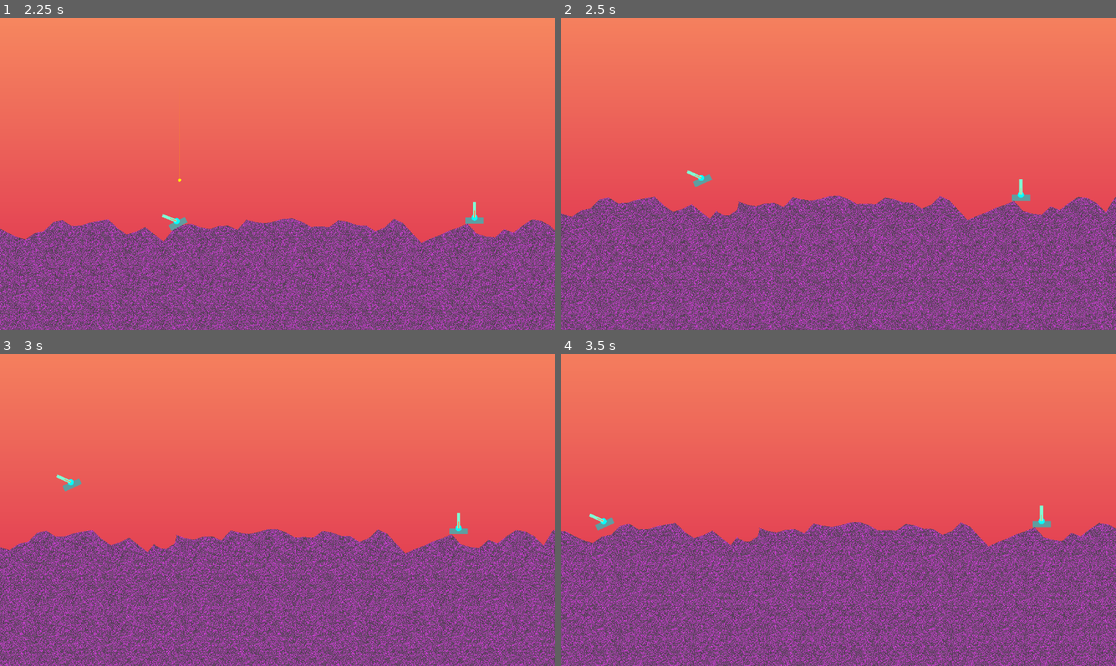
Above: before the commit, frames 1-4 (two rows, left to right).
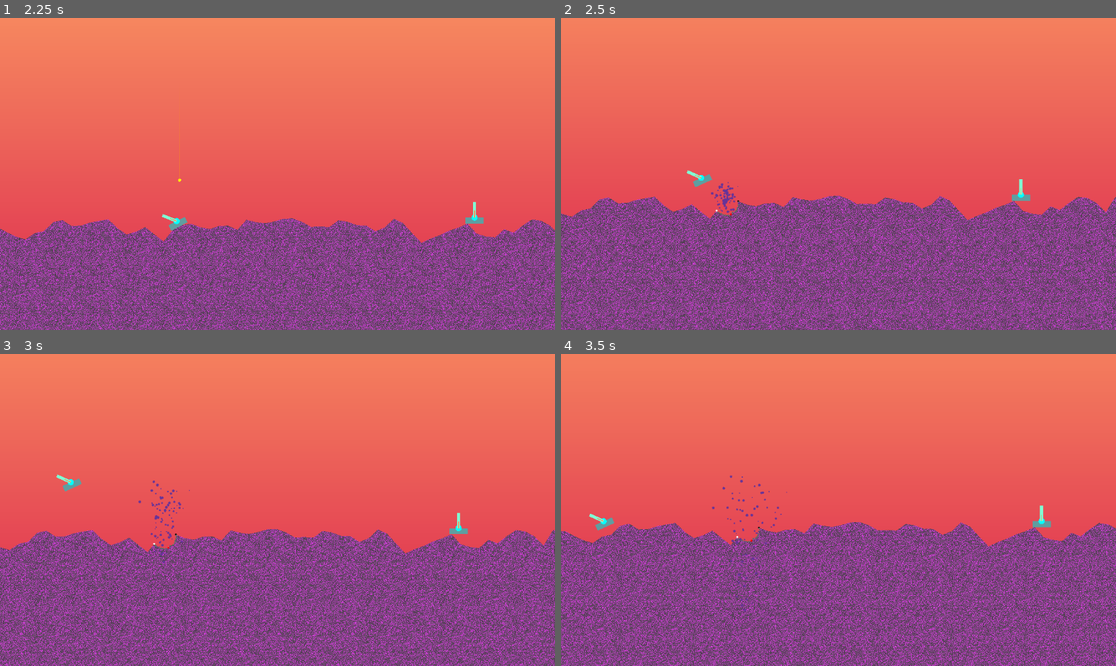
Above: after the commit, the same moments.

Repository: Williams-T/tank-game
Game: Godot game, scene res://level_template.tscn
The game is run twice, just before and just after one commit, with the same random seed, the same clock (stepped at 60 frames per second) and the same inputs.
Inputs:
- Up to frame 1 (2.25 s): tap Enter (fire) at 0.5, 2.1 s; hold Left (aim_left) 0.53-1.28 s; tap Right (aim_right) at 1.35 s
- Up to frame 2 (2.5 s): no input
- Up to frame 3 (3 s): tap Down (power_down) at 2.85 s
- Up to frame 4 (3.5 s): no input

Frame 1 is identical in both runs. In frame 2, 0.2% of the frame differs, in the area x 27-33%, y 52-64%; in frame 3, 0.2%, in the area x 24-35%, y 40-68%; in frame 4, 0.2%.

Commit message:
particles

Diff:
--- /dev/null
+++ b/ParticleManager.gd
@@ -0,0 +1,104 @@
+# particle_manager.gd
+extends Node2D
+
+var particle_pool: Array[CPUParticles2D] = []
+var pool_size: int = 10
+var emission_duration = 0.1
+
+var last_points = []
+
+func _ready():
+	z_index = 1000
+	# Create a simple white circle texture
+	var image = Image.create(8, 8, false, Image.FORMAT_RGBA8)
+	image.fill(Color.WHITE)
+	# Draw a circle
+	for x in range(8):
+		for y in range(8):
+			var dist = Vector2(x - 4, y - 4).length()
+			if dist > 3:
+				image.set_pixel(x, y, Color.TRANSPARENT)
+
+	var texture = ImageTexture.new()
+	texture.set_image(image)
+
+	# Create particle pool
+	for i in range(pool_size):
+		var particles = CPUParticles2D.new()
+		add_child(particles)
+		particles.emitting = false
+		particle_pool.append(particles)
+
+		# Basic setup that stays the same
+		particles.texture = texture
+		particles.one_shot = true
+		particles.amount = 50
+		particles.lifetime = 2.0
+		particles.emission_shape = CPUParticles2D.EMISSION_SHAPE_SPHERE
+		particles.emission_sphere_radius = 5.0
+		particles.direction = Vector2(0, -1)
+		particles.spread = 15.0
+		particles.initial_velocity_min = 50.0
+		particles.initial_velocity_max = 150.0
+		particles.gravity = Vector2(0, 500)
+		particles.scale_amount_min = 0.5
+		particles.scale_amount_max = 1.5
+		particles.color = Color.REBECCA_PURPLE
+		particles.angular_velocity_min = -360.0
+		particles.angular_velocity_max = 360.0
+		particles.z_index = 100
+func _process(delta: float) -> void:
+	queue_redraw()
+func launch_debris(position: Vector2, angle: float, radius: float, amount = 100.0) -> void:
+	#print("Launching debris at: ", position, " angle: ", angle, " radius: ", radius)
+
+	# Find available particle emitter
+	var particles: CPUParticles2D = null
+	for emitter in particle_pool:
+		if not emitter.emitting:
+			particles = emitter
+			break
+	if not particles:
+		#print("No available particle emitter!")
+		return
+
+	# Set position and direction
+	particles.global_position = position
+
+	# Set emission direction based on impact angle (opposite direction)
+	var emission_direction = Vector2(cos(angle + PI), sin(angle + PI))
+	particles.direction = emission_direction
+
+	# Scale particle count and spread based on radius
+	particles.amount = int(amount/5.0)  # More radius = more particles
+	particles.emission_sphere_radius = radius
+	particles.initial_velocity_max = radius * 10
+
+	# One-shot burst
+	particles.emitting = false  # Reset
+	particles.restart()
+	particles.emitting = true
+
+	#print("Particles started at: ", particles.global_position)
+
+	# Auto-stop after lifetime
+	var timer = Timer.new()
+	timer.wait_time = emission_duration
+	timer.one_shot = true
+	timer.timeout.connect(func(): particles.emitting = false; timer.queue_free())
+	add_child(timer)
+	timer.start()
+
+func _draw() -> void:
+	if last_points.size() > 0:
+		for i in last_points.size():
+			var _color
+			if i == 0:
+				_color =  Color.BLACK
+			elif i == last_points.size()/2:
+				_color =  Color.RED
+			elif i == last_points.size() -1:
+				_color =  Color.WHITE
+			else:
+				_color =  Color.DIM_GRAY
+			draw_circle(last_points[i], 3.0, _color)
--- a/cam.gd
+++ b/cam.gd
@@ -2,6 +2,7 @@
 
 @export_range(3.0, 100.0) var move_speed = 3.0
 @export_range(0.5, 2.0) var zoom_speed = 1.0
+var x_inverted = false
 var target_zoom : float = 1.0
 var current_zoom : float = 1.0
 var target_pos := Vector2.ZERO
@@ -57,6 +58,18 @@
 		if split_layer.visible != split:
 			toggle_split(split)
 
+func x_invert(val:bool):
+	if !left_cam_path or !right_cam_path:
+		return
+	if val:
+		targets[0].remote_transform.remote_path = right_cam_path
+		targets[1].remote_transform.remote_path = left_cam_path
+		x_inverted = true
+	else:
+		targets[0].remote_transform.remote_path = left_cam_path
+		targets[1].remote_transform.remote_path = right_cam_path
+		x_inverted = false
+
 func toggle_split(val:bool):
 	if (left_cam.get_parent() as SubViewport).world_2d != get_world_2d():
 		var world = get_world_2d()
@@ -67,6 +80,8 @@
 			split_layer.visible = val
 		else:
 			if targets.size() > 0:
+				var min_x = INF
+				var max_x = -INF
 				for i in targets:
 					if i is Tank:
 						if !left_cam_path:
--- a/game_state_manager.gd
+++ b/game_state_manager.gd
@@ -35,4 +35,12 @@
 			Cam.split = true
 	else:
 		if Cam.split:
+			if Cam.x_inverted:
+				Cam.x_invert(false)
 			Cam.split = false
+	if players[0].position.x > players[1].position.x:
+		if !Cam.x_inverted:
+			Cam.x_invert(true)
+	else:
+		if Cam.x_inverted:
+			Cam.x_invert(false)
--- a/project.godot
+++ b/project.godot
@@ -20,6 +20,7 @@
 
 GameStateManager="*res://game_state_manager.gd"
 Cam="*res://cam.tscn"
+ParticleManager="*res://ParticleManager.gd"
 
 [input]
 
--- a/tank.gd
+++ b/tank.gd
@@ -329,14 +329,14 @@
 	print("Hit %s at %s with angle %s" % [target_type, impact_pos, rad_to_deg(impact_angle)])
 	if targets.size() > 0:
 		if target_type == "terrain":
-			targets[0].get_parent().get_parent().call_deferred('create_crater', impact_pos, 50.0 + randf_range(-10, 10))
+			targets[0].get_parent().get_parent().call_deferred('create_crater', impact_pos, impact_angle, 50.0 + randf_range(-10, 10))
 		elif target_type == "tank":
 			targets[0].get_hit(impact_pos.angle_to_point(targets[0].position))
 		else:
 			for target in targets:
 				if target is StaticBody2D: # Terrain
 					if target.get_parent().get_parent().has_method("create_crater"):
-						target.get_parent().get_parent().call_deferred('create_crater', impact_pos, 50.0 + randf_range(-10, 10))
+						target.get_parent().get_parent().call_deferred('create_crater', impact_pos, impact_angle, 50.0 + randf_range(-10, 10))
 				elif target is CharacterBody2D: # Tank
 					target.get_hit(impact_pos.angle_to_point(target.position))
 	GameStateManager.end_turn(self)
--- a/terrain.gd
+++ b/terrain.gd
@@ -15,13 +15,23 @@
 @export var crater_randomness: float = 0.3   # I haven't plugged these in yet
 @export var crater_points: int = 24          #
 
+var angle_limit = 270.0
+
 var base_ground_level = 1200.0
 var slope_range = 100.0
 var vertex_gap = 30.0
+var max_vertices = 1000.0
 
 var child_terrains : Array[Terrain] = []
 var parent_terrain : Terrain
 
+var particle_emitters = [
+	CPUParticles2D.new(),
+	CPUParticles2D.new(),
+	CPUParticles2D.new(),
+	CPUParticles2D.new(),
+	CPUParticles2D.new(),
+]
 func _init(_polygon : PackedVector2Array = [], _type = -1) -> void:
 	if _polygon.size()> 0:
 		initial_poly = _polygon.duplicate()
@@ -51,8 +61,8 @@
 		poly.polygon = initial_poly
 		body_coll.polygon = initial_poly
 
-func create_crater(center: Vector2, radius: float, shape: String = "circle"):
-	var current_polygon = poly.polygon.duplicate()
+
+func create_crater(center: Vector2, angle : float, radius: float, shape: String = "circle"):
 	var crater_shape
 	match shape:
 		"circle":
@@ -60,22 +70,55 @@
 			crater_shape = create_circle_polygon(center, radius, 32)
 		#"capsule": #TODO: Implement other shapes
 			#crater_shape = create_capsule_polygon(center, radius, 32)
-
+	if !poly:
+		for child in child_terrains:
+			var child_terrain : Terrain = child
+			child_terrain.create_crater(center, angle, radius, shape)
+	var current_polygon = poly.polygon.duplicate()
 	# Subtract crater from terrain using Godot's geometry functions
 	var result_polygons = Geometry2D.clip_polygons(current_polygon, crater_shape)
+	var hole_polygons = Geometry2D.intersect_polygons(current_polygon, crater_shape)
+	var orphan_polygons = []
 	for result in result_polygons:
 		if Geometry2D.is_polygon_clockwise(result):
+			hole_polygons.append(result)
+			result_polygons.erase(result)
+		elif get_polygon_area(result) < 10.0:
+			orphan_polygons.append(result)
 			result_polygons.erase(result)
 	if result_polygons.size() > 0:
-		poly.queue_free()
-		body_coll.queue_free()
-		for polygon in result_polygons:
-			var new_terrain : Terrain = terrain_scene.instantiate()
-			new_terrain.parent_terrain = self
-			new_terrain.initial_poly = polygon
-			add_child(new_terrain)
-			child_terrains.append(new_terrain)
-
+		if result_polygons.size() == 1:
+			poly.set_deferred("polygon", result_polygons[0])
+			body_coll.set_deferred("polygon", result_polygons[0])
+		else:
+			poly.queue_free()
+			body_coll.queue_free()
+			for polygon in result_polygons:
+				var new_terrain : Terrain = terrain_scene.instantiate()
+				new_terrain.parent_terrain = self
+				new_terrain.initial_poly = polygon
+				add_child(new_terrain)
+				child_terrains.append(new_terrain)
+	if hole_polygons.size() > 0:
+		# launch debris
+		var total_area = 0.0
+		var new_poly = []
+		for result in hole_polygons:
+			total_area += get_polygon_area(result)
+		for i in hole_polygons[0]:
+			if result_polygons[0].has(i):
+				new_poly.append(i)
+		var last = new_poly[-1]
+		if new_poly[-2].distance_to(new_poly[-1]) > vertex_gap:
+			new_poly.erase(last)
+			new_poly.insert(0, last)
+		print(new_poly)
+		ParticleManager.last_points = new_poly
+		angle = new_poly[0].angle_to(new_poly[-1])+(PI/2)
+		launch_debris(center, angle, radius, total_area * 3.0)
+	if orphan_polygons.size() > 0:
+		# drop chunks
+		pass
 		# Use the largest resulting polygon (in case crater splits terrain)
 		#var largest_polygon = result_polygons[0]
 		#for polygon in result_polygons:
@@ -88,6 +131,20 @@
 	if randf() > 0.6:
 		vertex_fill(center, radius)
 
+func get_polygon_area(polygon: PackedVector2Array) -> float:
+	var area = 0.0
+	var n = polygon.size()
+
+	if n < 3:
+		return 0.0 # Not a polygon
+
+	for i in range(n):
+		var p1 = polygon[i]
+		var p2 = polygon[(i + 1) % n] # Wraps around to the first point
+		area += (p1.x * p2.y) - (p2.x * p1.y)
+
+	return abs(area) / 2.0
+
 func create_circle_polygon(center: Vector2, radius: float, segments: int) -> PackedVector2Array:
 	var circle_points: PackedVector2Array = []
 	for i in range(segments):
@@ -96,6 +153,10 @@
 		circle_points.append(point)
 	return circle_points
 
+func launch_debris(origin: Vector2, angle: float, radius: float, amount: float) -> void:
+	print("Terrain launching debris...")
+	ParticleManager.launch_debris(origin, angle, radius, amount)
+
 func vertex_fill(crater_center: Vector2, crater_radius: float):
 	var current_polygon = poly.polygon.duplicate()
 	var new_polygon: PackedVector2Array = []
@@ -104,9 +165,15 @@
 	new_polygon.append(current_polygon[0])
 	for i in current_polygon.size() - 2:
 		if i != 0:
+			var previous_vec : Vector2 = current_polygon[i-1]
 			var current_vec : Vector2 = current_polygon[i]
 			var next_vec : Vector2 = current_polygon[i+1]
-
+			#if i > 1 or i < current_polygon.size()-2:
+				#var local_angle = get_angle_between_three_points(previous_vec, current_vec, next_vec)
+				#var difference = local_angle / angle_limit
+				#if difference < 1.0:
+					#current_vec = current_vec.lerp((previous_vec + next_vec) * 0.5, difference)
+				#print("angle: %s, difference: %s, new_angle %s" % [local_angle, difference, get_angle_between_three_points(previous_vec, current_vec, next_vec) ])
 			# Only process edges near the crater
 			var midpoint = (current_vec + next_vec) * 0.5
 			if midpoint.distance_to(crater_center) <= fill_radius:
@@ -122,6 +189,13 @@
 				# Just add the vertex as-is for distant areas
 				new_polygon.append(current_vec)
 
+
 	new_polygon.append(current_polygon[-1])
 	poly.polygon = new_polygon
 	body_coll.polygon = new_polygon
+
+func get_angle_between_three_points(point1: Vector2, point2: Vector2, point3: Vector2) -> float:
+	# Create vectors from the vertex (p_b) to the other two points
+	var first = rad_to_deg(point1.angle_to(point2))
+	var second = rad_to_deg(point3.angle_to(point2))
+	return abs(first) + abs(second)
